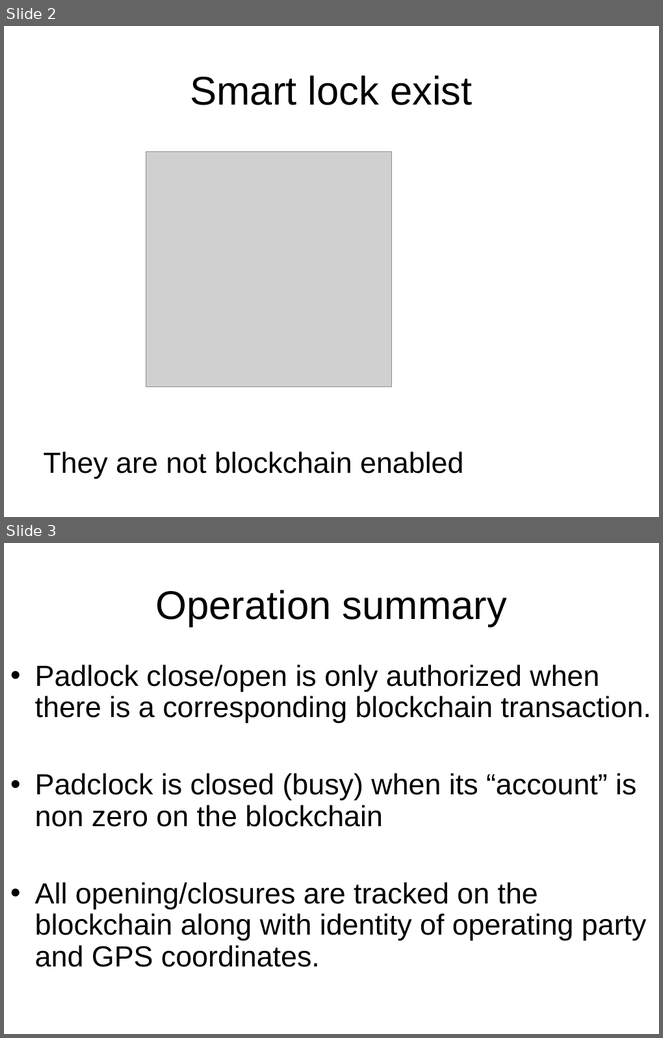
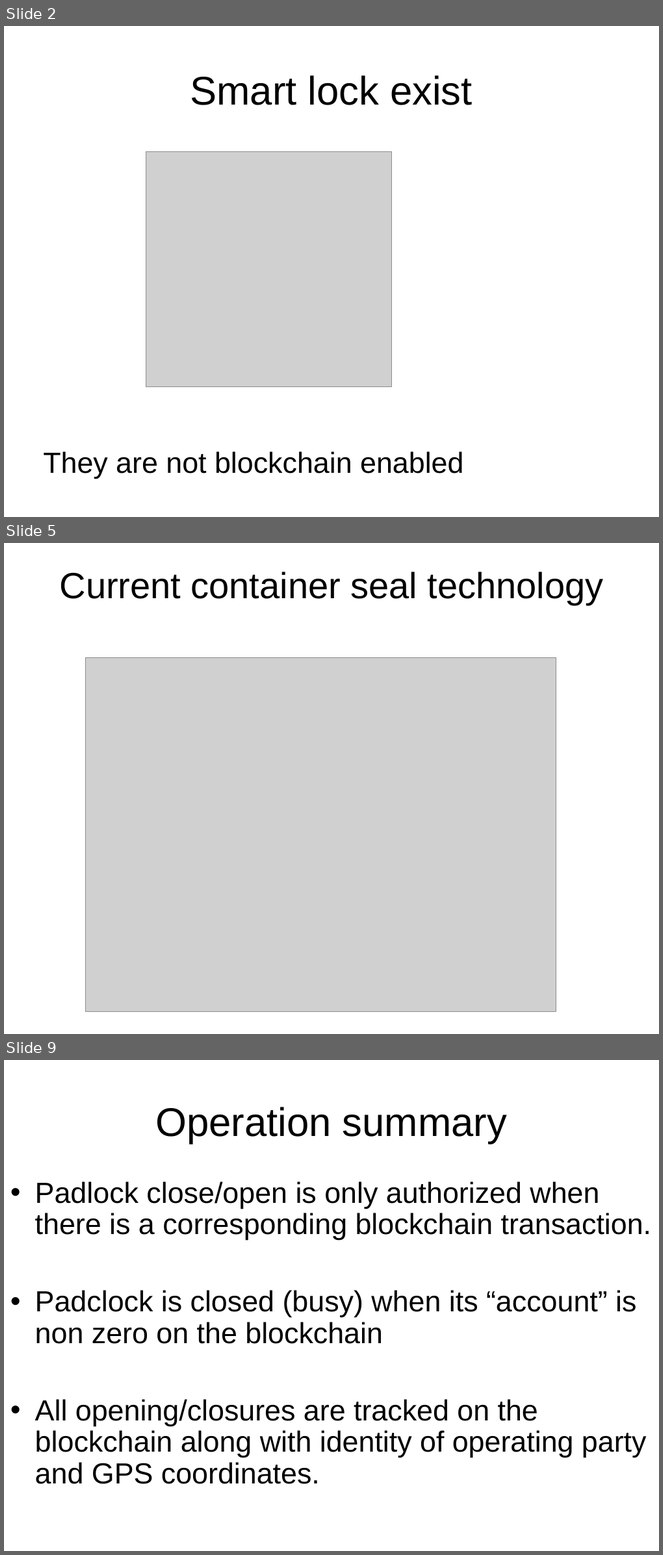
Before and after one commit to blockTeamhackathon/documents, a slide deck: B’Lock.ppt. Shown one above the other, each under a label of ours: slides 2 and 3 before the commit, slides 2, 5 and 9 after it; the slides between them are not shown. The pictures are 663x1038 and 663x1555 pixels, drawn with LibreOffice and Linux fonts; fonts in the diff are those of the drawing; grey boxes stand for pictures. Boxes give left, top, right and bottom in pixels: in the first picture for what was removed or moved away, otherwise in the second. Text is boxed around its words. In the diff, an @@ line names an element or a change of style, - is before the commit and + after.

```diff
--- a/B’Lock.ppt
+++ b/B’Lock.ppt
@@ slide 5 added at (4,543,659,1034), background #FFFFFF @@
@@ title added at (60,572,604,605), 40 pt, text #000000 @@
+Current container seal technology
@@ picture added at (86,657,556,1012) @@
@@ what was slide 3 is now slide 9 @@
```
Also in this commit, not shown: 4 slides changed, 3 other slides added.
